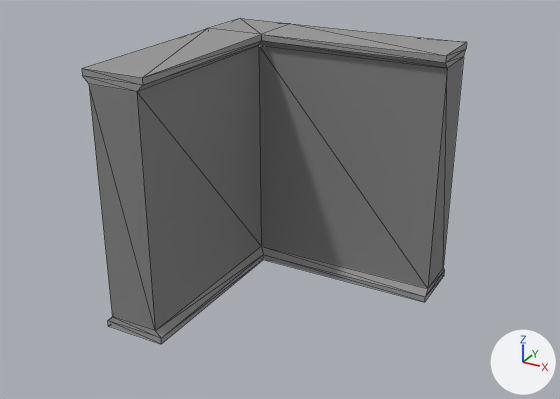
What one commit did to the glTF model Assets/Building Objects/Walls/Wall Corner.glb.
Rendered twice from a 50 mm lens placed at (7.16, -11.59, 6.53), pointed at (2.23, -2.62, 2.05). Lighting does not change. The marker at lower right points along +X, +Y and +Z. Mesh edges are drawn as thin lines. Vertices at the same position are counted once.

In view in the first picture: 'Wall Corner'.
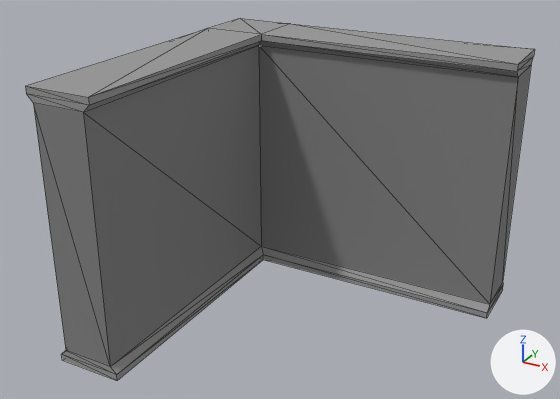
Diff of the bpy script that builds the scene:
```diff
--- a/Assets/Building Objects/Walls/Wall Corner.glb.py
+++ b/Assets/Building Objects/Walls/Wall Corner.glb.py
@@ me_cube_014 @@
 me_cube_014.from_pydata(...)  # 48 vertices, 92 faces; spans x 0.0..4.0, y -4.0..0.0, z 0.0..4.0
 # used by ob_wall_corner; location = (0.0, 0.0, 0.0)
+# me_cube_014 part 1: all 12 vertices in x 0.0..1.0, y -4.0, z 0.0..4.0 are moved by (0.0, -1.0, 0.0)
+# me_cube_014 part 2: all 12 vertices in x 4.0, y -1.0..0.0, z 0.0..4.0 are moved by (1.0, 0.0, 0.0)
 me_cube_014.materials.append(mat_stone)
```

Boxes (x1, y1, x2, y2) around the edits, measured in the pictures (560 x 399 px; the box of a moved part takes in the faces that stretch with it):
'Wall Corner', reshaped (32% wider, 11% taller): before (82, 18, 467, 344); after (25, 18, 534, 380)
part 1 of me_cube_014, moved or reshaped: before (82, 29, 263, 344); after (25, 29, 263, 380)
part 2 of me_cube_014, moved or reshaped: before (259, 24, 467, 302); after (259, 24, 534, 318)
